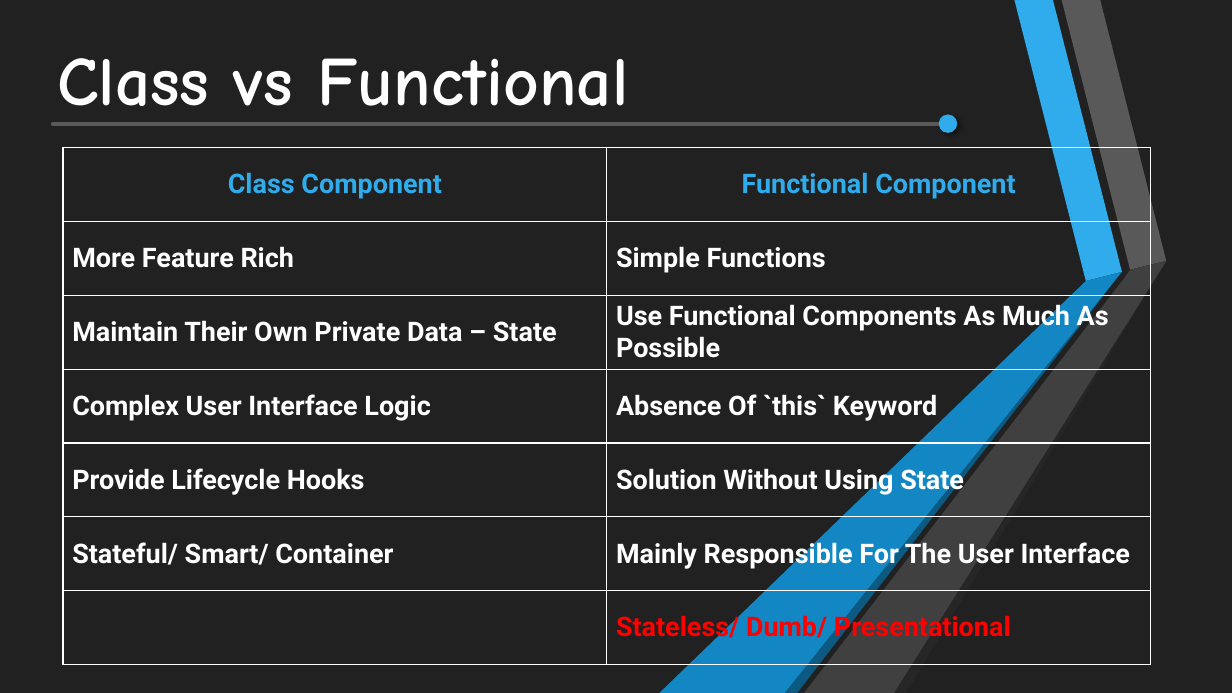
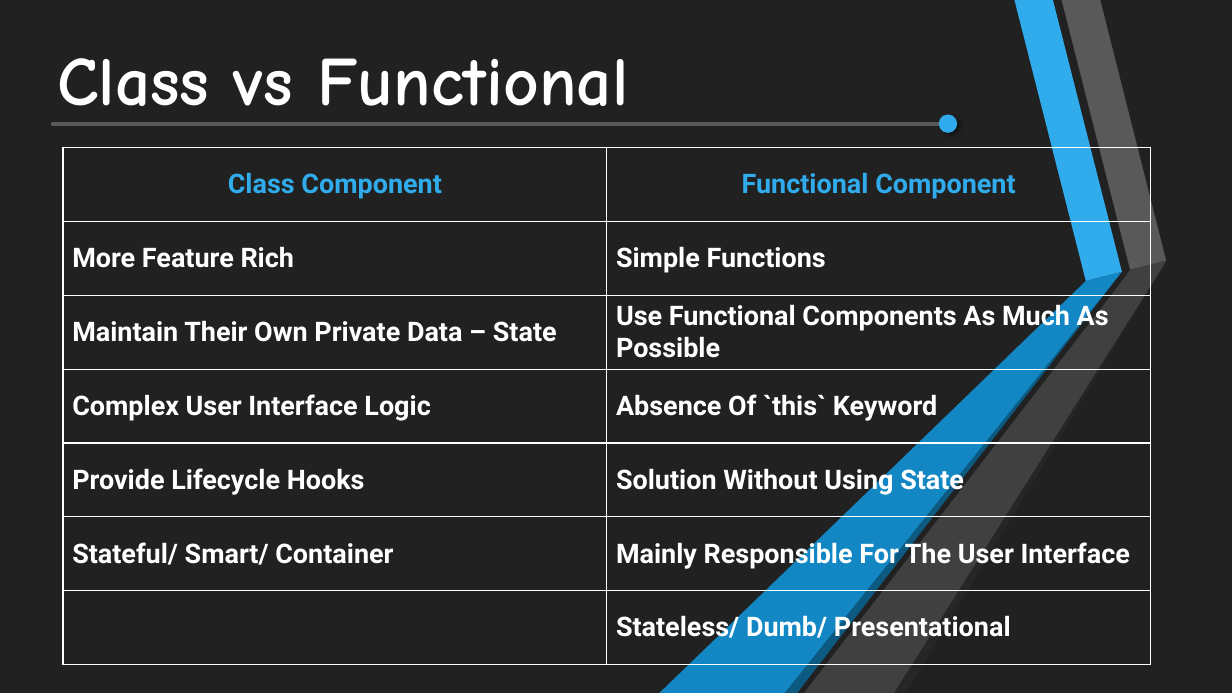
Before and after one commit to mayurpai/GxTrainingBatch2023, a slide deck: slide 24 of Mayur Pai/Presentation/Building Blocks of React JS.pptx. Drawn at 1232x693 pixels with LibreOffice and Linux fonts; fonts in the diff are those of the drawing. Boxes give left, top, right and bottom in pixels: in the first picture for what was removed or moved away, otherwise in the second. Text is boxed around its words. In the diff, an @@ line names an element or a change of style, - is before the commit and + after.

```diff
--- a/Mayur Pai/Presentation/Building Blocks of React JS.pptx
+++ b/Mayur Pai/Presentation/Building Blocks of React JS.pptx
@@ table at (63, 147, 1152, 665) @@
@@ text colour #FF0000 to #FFFFFF in "Stateless/ Dumb/ Presentational" @@
```
Also in this commit, not shown: 1 other slide changed, 15 other files.
